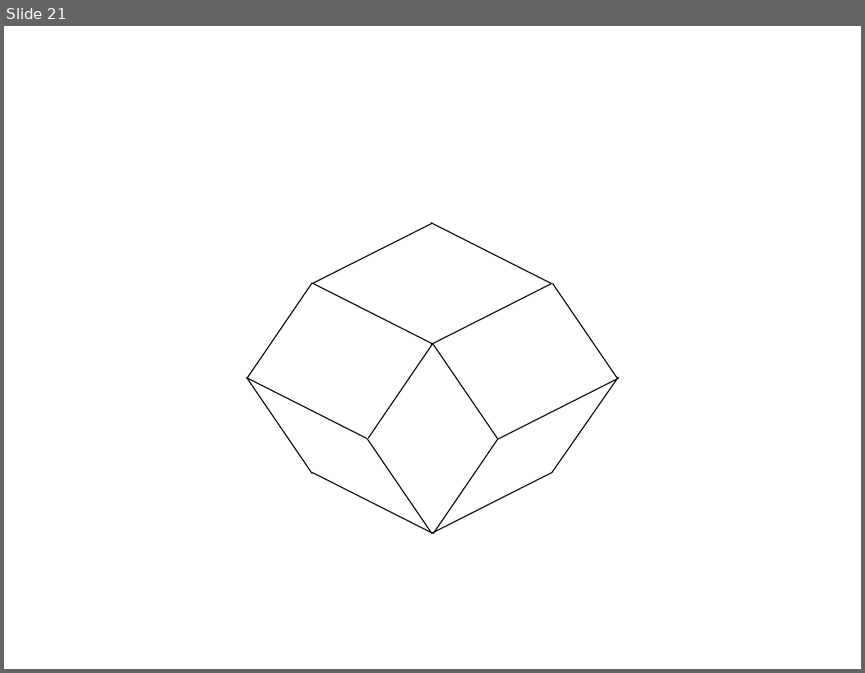
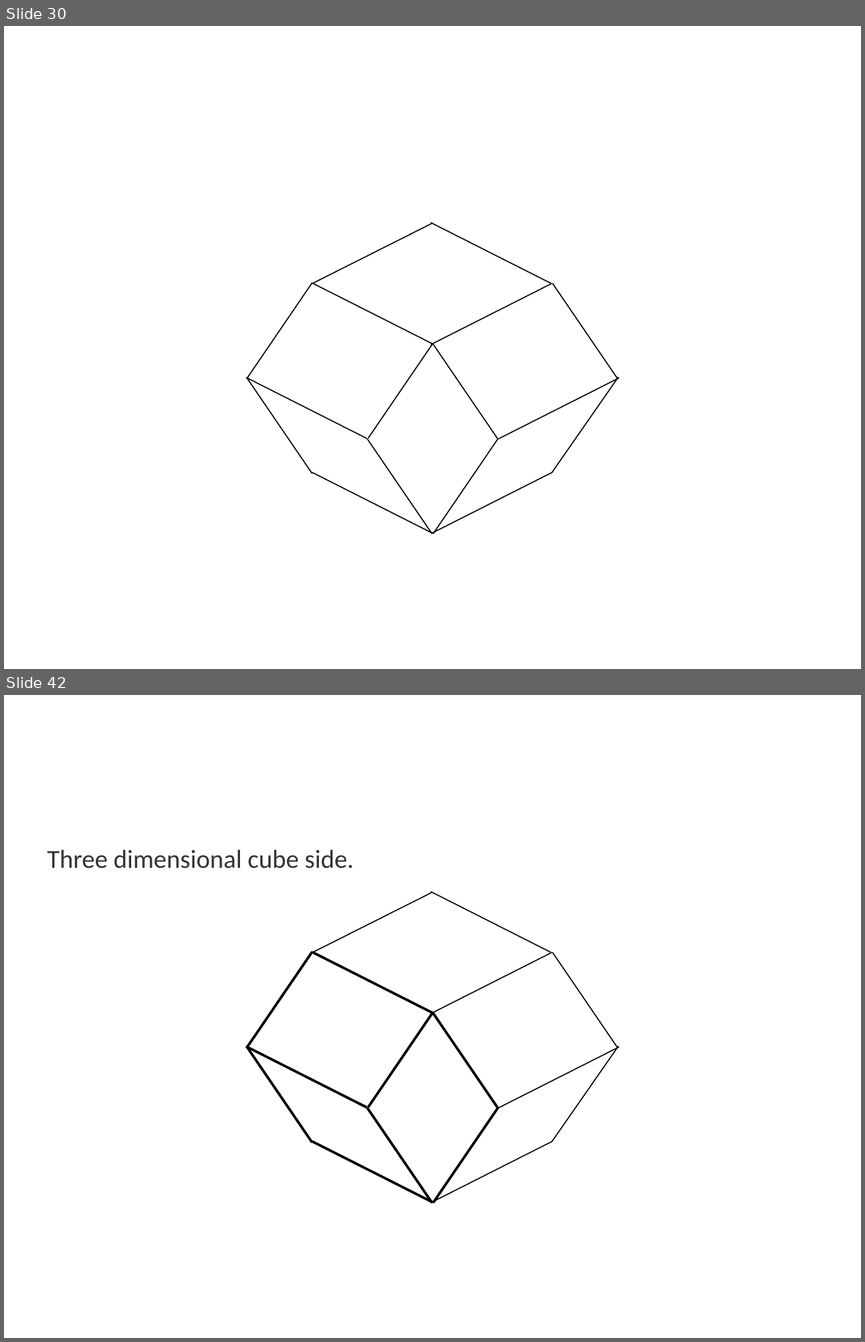
Before and after one commit to tigerfarm/tfpfiles, a slide deck: books/content/cubes/4DrawEinsteinCube1a.odp. Shown one above the other, each under a label of ours: slide 21 before the commit, slides 30 and 42 after it; the slides between them are not shown. The pictures are 865x673 and 865x1342 pixels, drawn with LibreOffice and Linux fonts; fonts in the diff are those of the drawing; background and template pictures are left out. Boxes give left, top, right and bottom in pixels: in the first picture for what was removed or moved away, otherwise in the second. Text is boxed around its words. In the diff, an @@ line names an element or a change of style, - is before the commit and + after.

```diff
--- a/books/content/cubes/4DrawEinsteinCube1a.odp
+++ b/books/content/cubes/4DrawEinsteinCube1a.odp
@@ slide 42 added at [4, 695, 861, 1338], background picture (left out) @@
@@ text added at [47, 849, 354, 868], 24 pt, text #333333 @@
+Three dimensional cube side.
@@ line added from (313, 951) to (432, 892), #000000 0.99 pt @@
@@ line added from (431, 892) to (551, 952), #000000 0.99 pt @@
@@ line added from (247, 1047) to (313, 951), #000000 2.3 pt @@
@@ line added from (312, 951) to (433, 1013), #000000 2.3 pt @@
@@ line added from (431, 1014) to (551, 952), #000000 0.99 pt @@
@@ line added from (553, 952) to (617, 1047), #000000 0.99 pt @@
@@ line added from (368, 1107) to (433, 1012), #000000 2.3 pt @@
@@ line added from (433, 1012) to (498, 1108), #000000 2.3 pt @@
@@ line added from (246, 1047) to (367, 1107), #000000 2.3 pt @@
@@ line added from (247, 1047) to (312, 1142), #000000 2.3 pt @@
@@ line added from (498, 1108) to (619, 1047), #000000 0.99 pt @@
@@ line added from (552, 1141) to (618, 1046), #000000 0.99 pt @@
@@ line added from (367, 1108) to (432, 1203), #000000 2.3 pt @@
@@ line added from (433, 1203) to (498, 1108), #000000 2.3 pt @@
@@ line added from (312, 1141) to (433, 1202), #000000 2.3 pt @@
@@ line added from (432, 1202) to (552, 1141), #000000 0.99 pt @@
@@ what was slide 21 is now slide 30 @@
```
Also in this commit, not shown: 9 slides changed, 31 other slides added, 1 other file.
